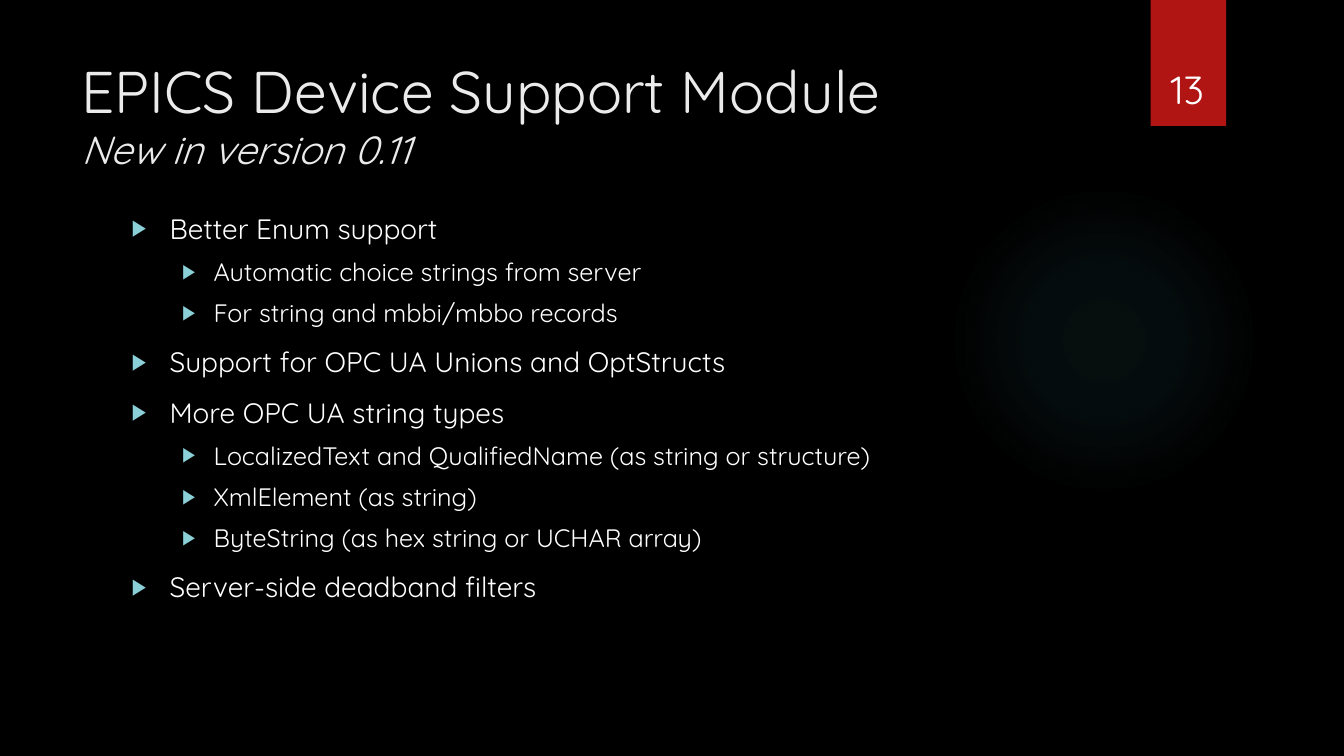
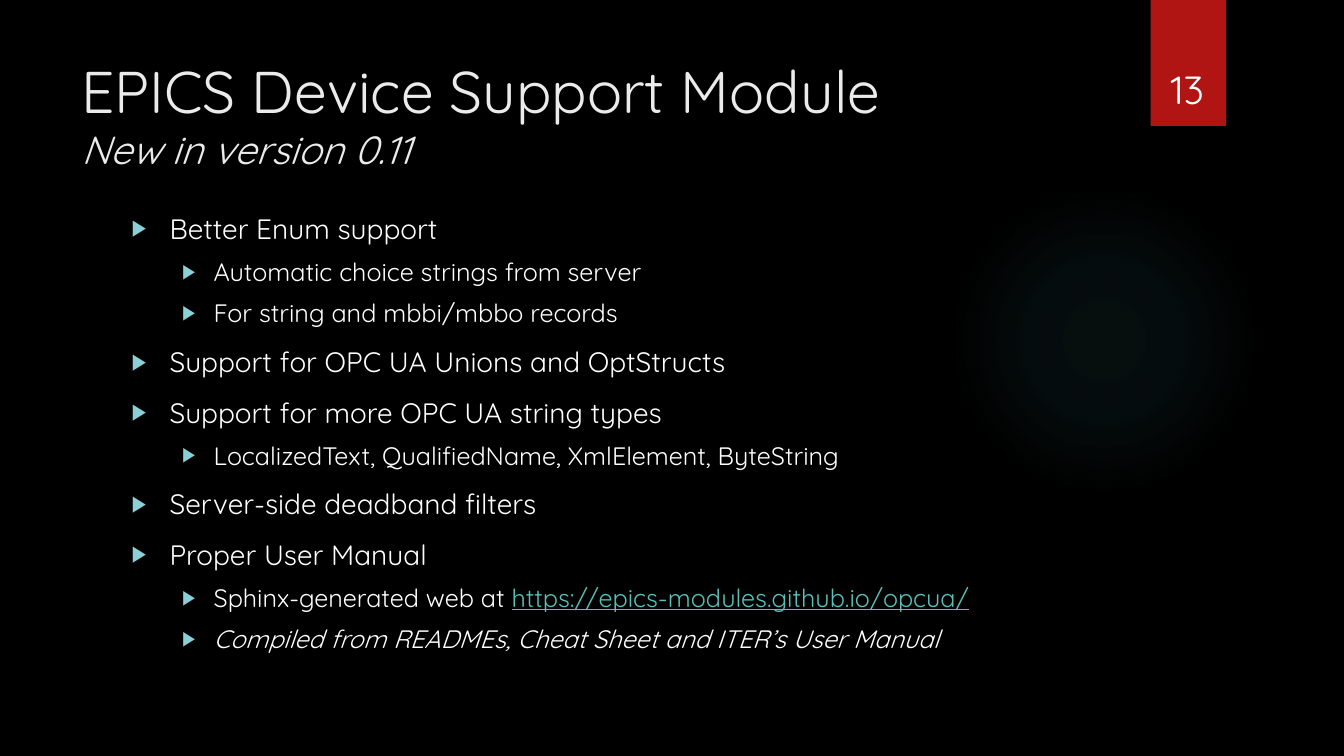
Before and after one commit to epics-training/opcua-support, a slide deck: slide 13 of presentations/OPC UA Device Support.pptx. Drawn at 1344x756 pixels with LibreOffice and Linux fonts; fonts in the diff are those of the drawing; background and template pictures are left out. Boxes give left, top, right and bottom in pixels: in the first picture for what was removed or moved away, otherwise in the second. Text is boxed around its words. In the diff, an @@ line names an element or a change of style, - is before the commit and + after.

```diff
--- a/presentations/OPC UA Device Support.pptx
+++ b/presentations/OPC UA Device Support.pptx
@@ text at <box>170,402,839,470</box>: text changed @@
-▶ More OPC UA string types
-  ▶ LocalizedText and QualifiedName (as string or structure)
-  ▶ XmlElement (as string)
-  ▶ ByteString (as hex string or UCHAR array)
+▶ Support for more OPC UA string types
+  ▶ LocalizedText, QualifiedName, XmlElement, ByteString
@@ text at <box>170,544,969,653</box>: paragraphs added @@
+▶ Proper User Manual
+  ▶ Sphinx-generated web at https://epics-modules.github.io/opcua/
+  ▶ Compiled from READMEs, Cheat Sheet and ITER’s User Manual
```
Also in this commit, not shown: 11 other slides changed, 1 other file.
